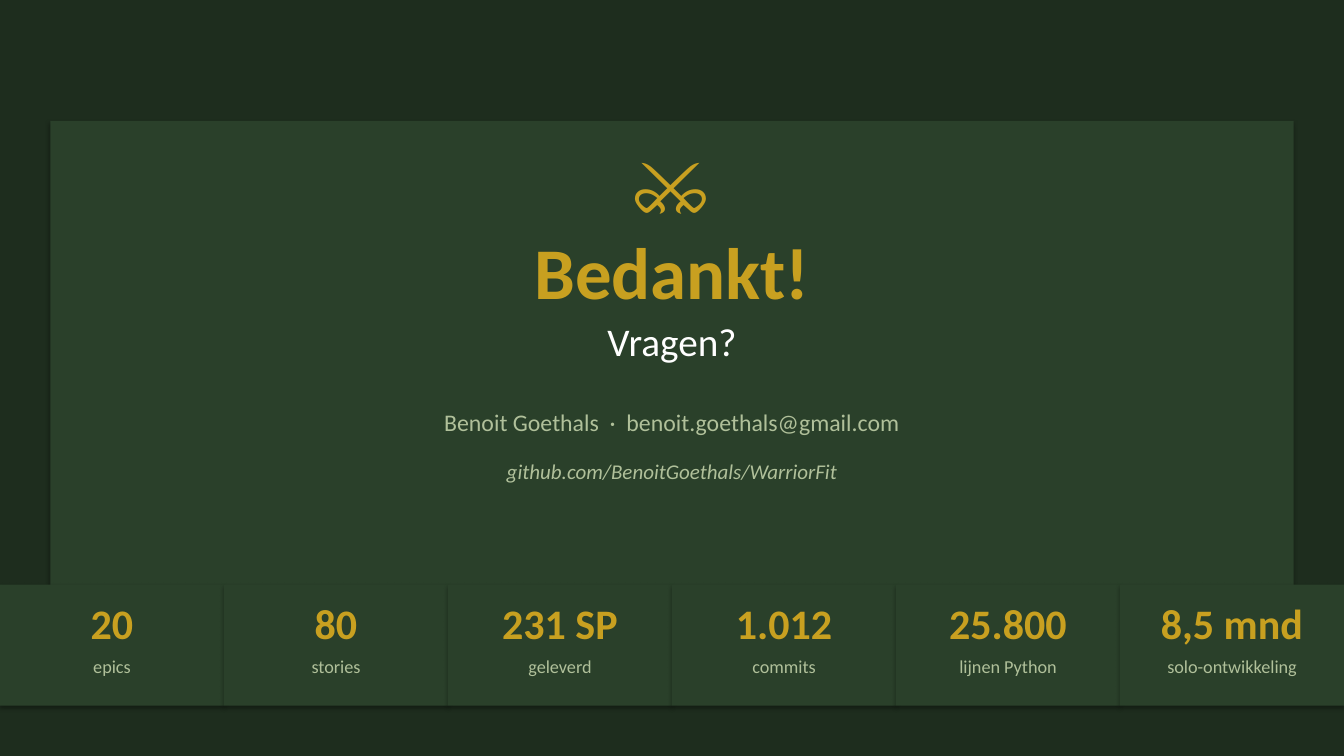
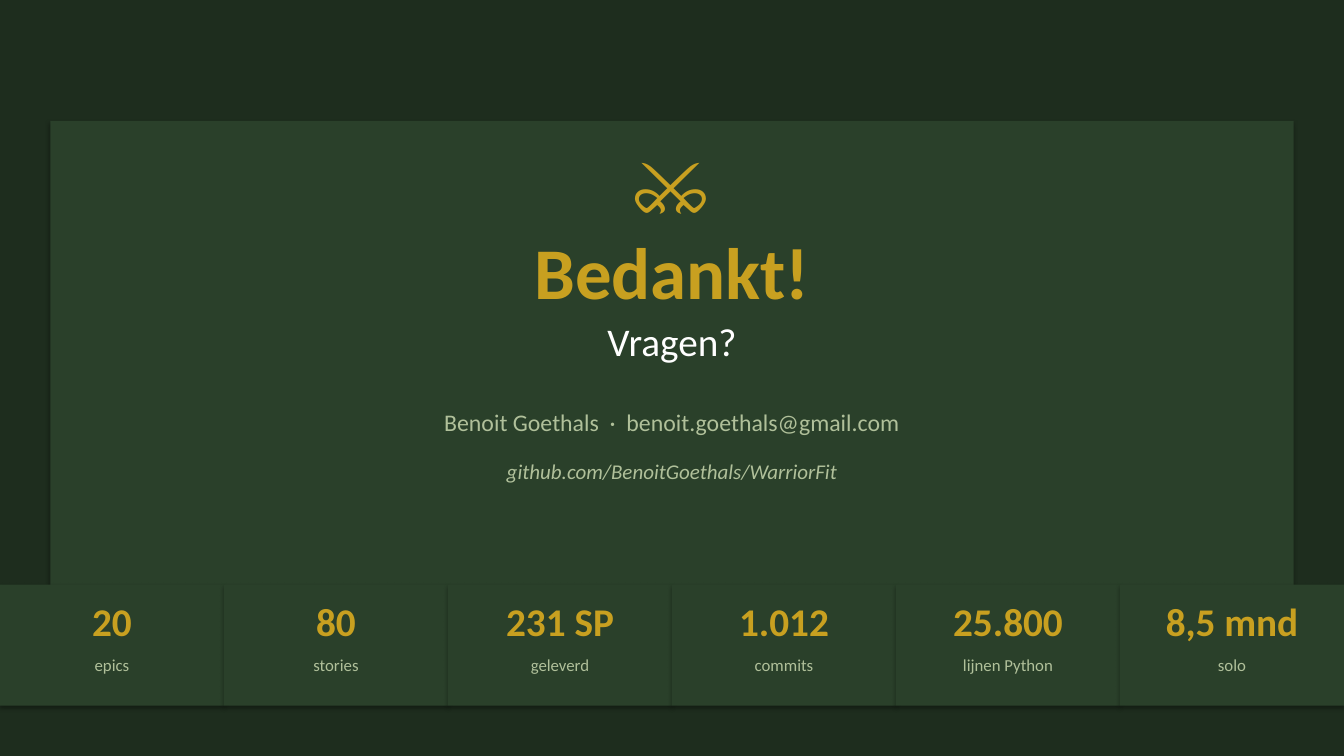
Before and after one commit to BenoitGoethals/WarriorFit, a slide deck: slide 17 of documentation/WarriorFit_Presentatie_10min_NL.pptx (slide 15 before the commit). Drawn at 1344x756 pixels with LibreOffice and Linux fonts; fonts in the diff are those of the drawing. Boxes give left, top, right and bottom in pixels: in the first picture for what was removed or moved away, otherwise in the second. Text is boxed around its words. In the diff, an @@ line names an element or a change of style, - is before the commit and + after.

```diff
--- a/documentation/WarriorFit_Presentatie_10min_NL.pptx
+++ b/documentation/WarriorFit_Presentatie_10min_NL.pptx
@@ rectangle removed at bbox=[0, 0, 1344, 756] @@
@@ size 30 to 28 pt in 6 elements at bbox=[92, 610, 132, 636], bbox=[316, 609, 356, 636], bbox=[506, 610, 614, 636], bbox=[739, 610, 829, 636], bbox=[953, 609, 1063, 636], bbox=[1166, 608, 1298, 641] @@
@@ size 13 to 12 pt in 5 elements at bbox=[95, 659, 130, 674], bbox=[313, 659, 358, 671], bbox=[531, 659, 589, 674], bbox=[755, 659, 814, 671], bbox=[963, 659, 1053, 674] @@
@@ text at bbox=[1218, 659, 1246, 671]: text changed; size 13 to 12 pt @@
-solo-ontwikkeling
+solo
```
Also in this commit, not shown: 12 other slides changed, 4 slides added, 2 slides removed, 1 other file.
